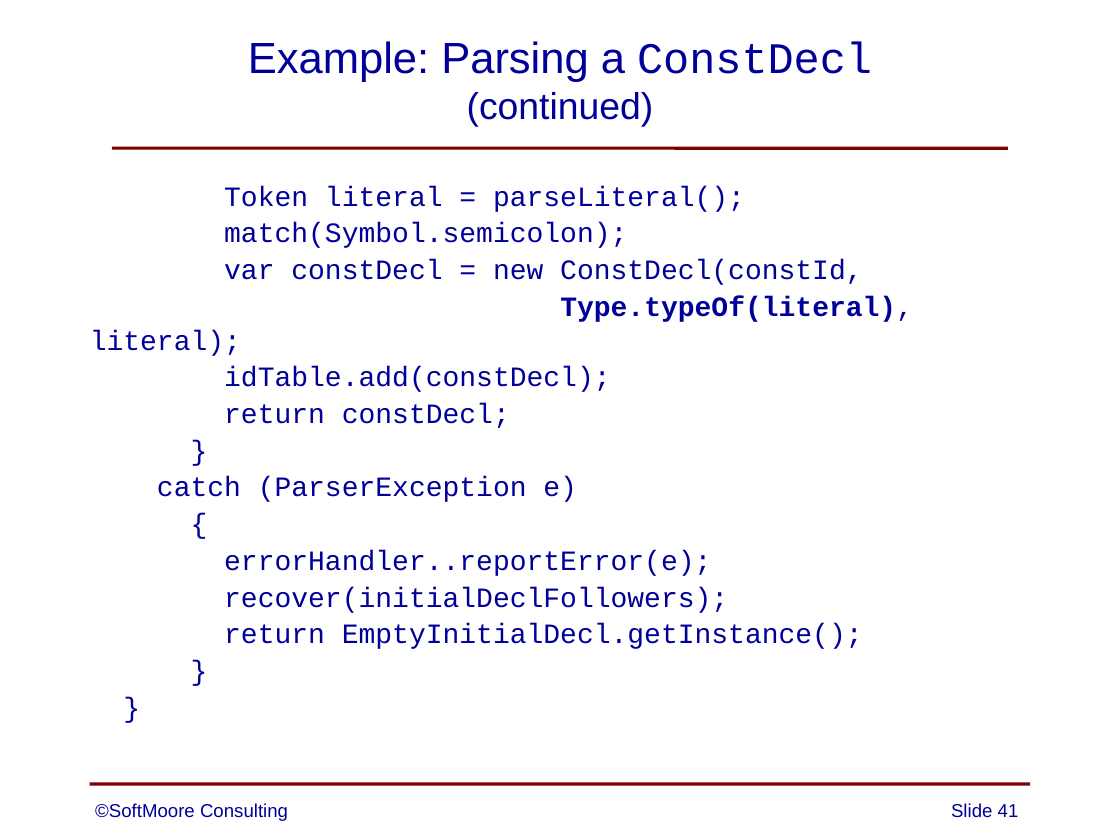
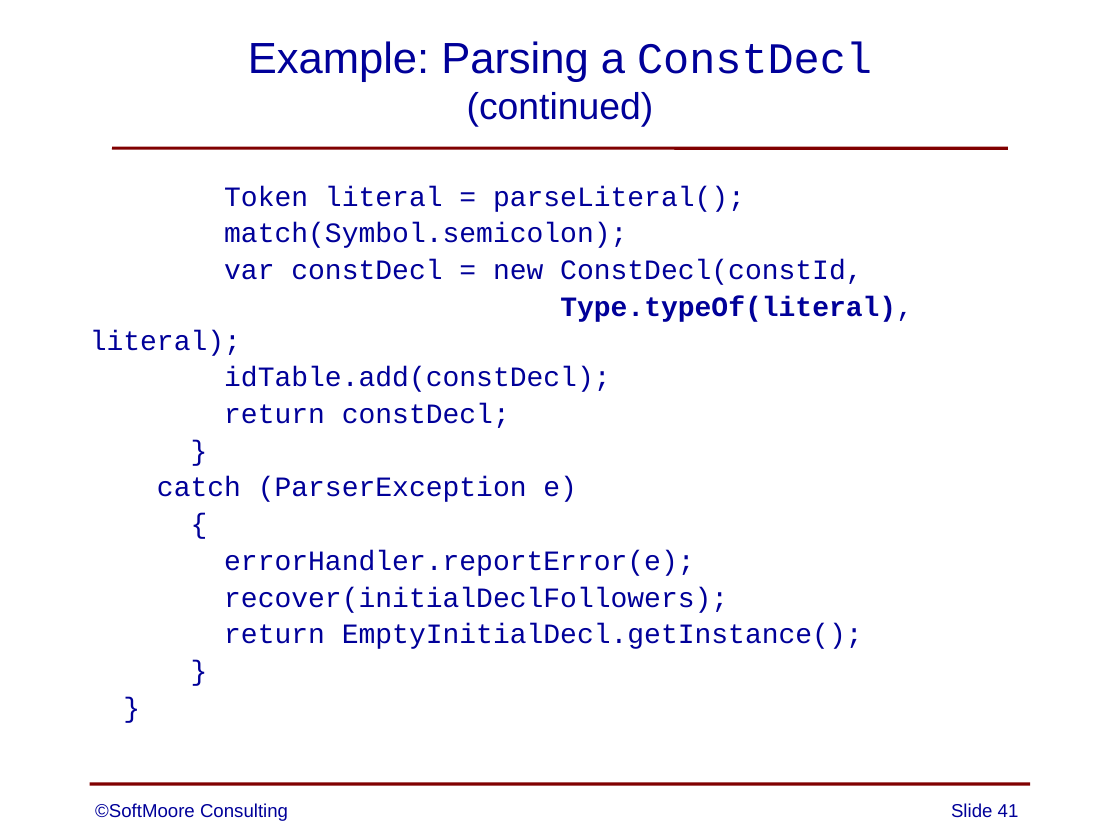
Before and after one commit to SoftMoore/CPRL-Java-3rd, a slide deck: slide 41 of PowerPoints/08 - Abstract Syntax Trees.pptx. Drawn at 1120x840 pixels with LibreOffice and Linux fonts; fonts in the diff are those of the drawing. Boxes give left, top, right and bottom in pixels: in the first picture for what was removed or moved away, otherwise in the second. Text is boxed around its words. In the diff, an @@ line names an element or a change of style, - is before the commit and + after.

```diff
--- a/PowerPoints/08 - Abstract Syntax Trees.pptx
+++ b/PowerPoints/08 - Abstract Syntax Trees.pptx
@@ text at [224,550,694,576]: text changed @@
-errorHandler..reportError(e);
+errorHandler.reportError(e);
```
Also in this commit, not shown: 5 other slides changed.
